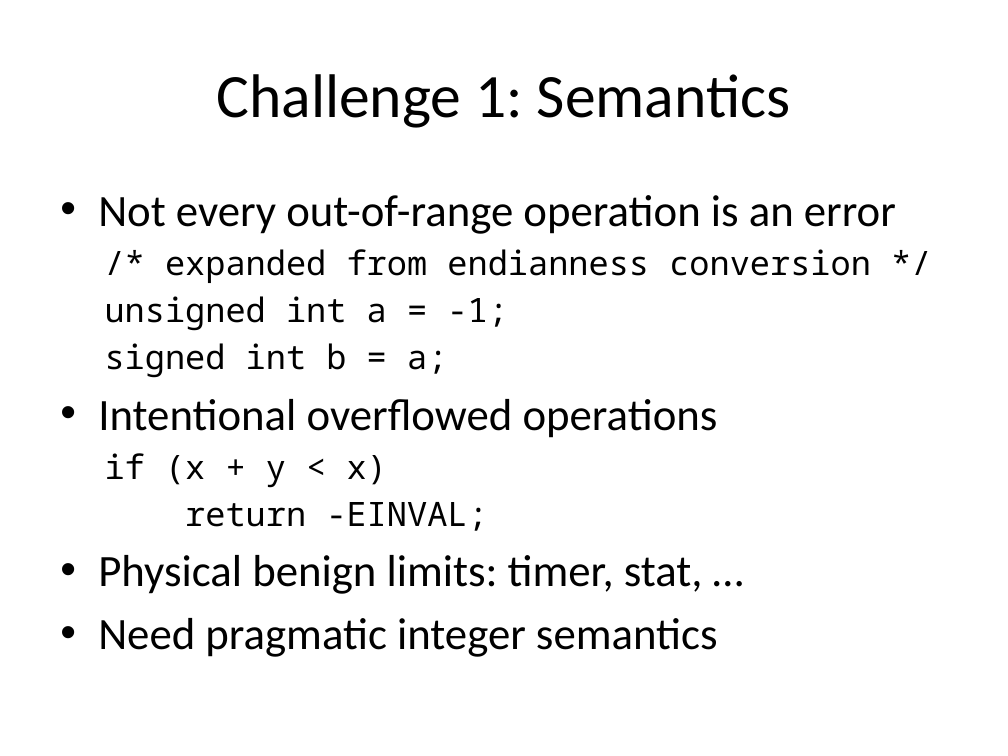
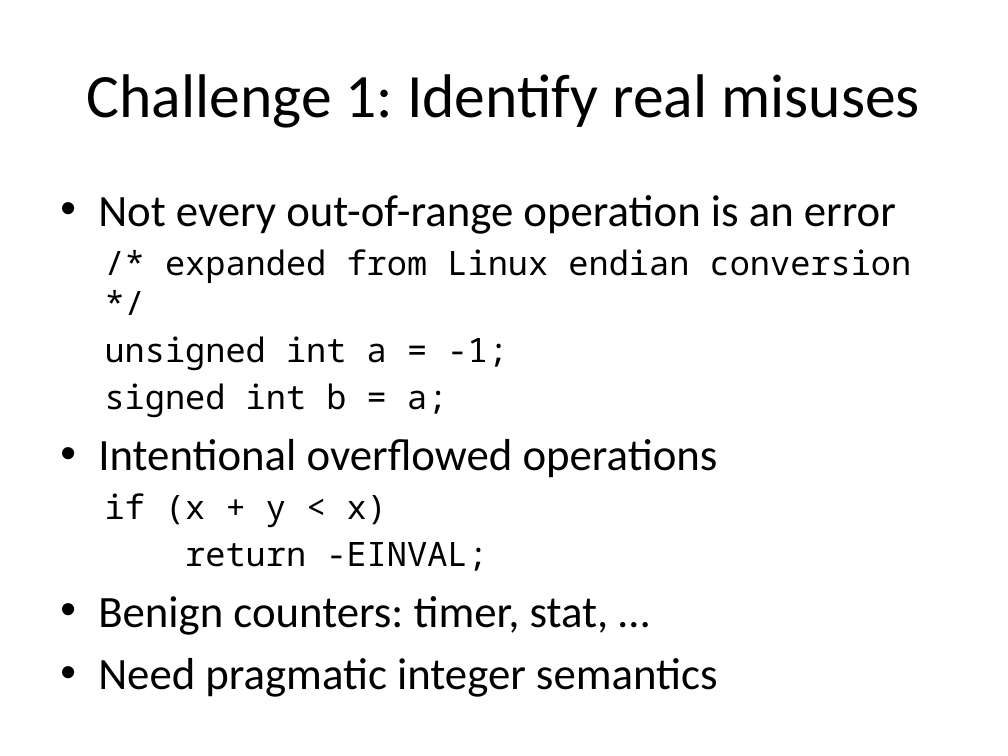
Before and after one commit to jiazhihao/6857, a slide deck: slide 7 of slides/kint.pptx. Drawn at 1008x756 pixels with LibreOffice and Linux fonts; fonts in the diff are those of the drawing. Boxes give left, top, right and bottom in pixels: in the first picture for what was removed or moved away, otherwise in the second. Text is boxed around its words. In the diff, an @@ line names an element or a change of style, - is before the commit and + after.

```diff
--- a/slides/kint.pptx
+++ b/slides/kint.pptx
@@ title at box(87, 74, 920, 128): text changed @@
-Challenge 1: Semantics
+Challenge 1: Identify real misuses
@@ text at box(165, 249, 912, 283): text changed @@
-  /* expanded from endianness conversion */
+  /* expanded from Linux endian conversion */
@@ text at box(98, 596, 609, 635): text changed @@
-• Physical benign limits: timer, stat, …
+• Benign counters: timer, stat, …
```
Also in this commit, not shown: 26 other slides changed, 1 slide removed.
